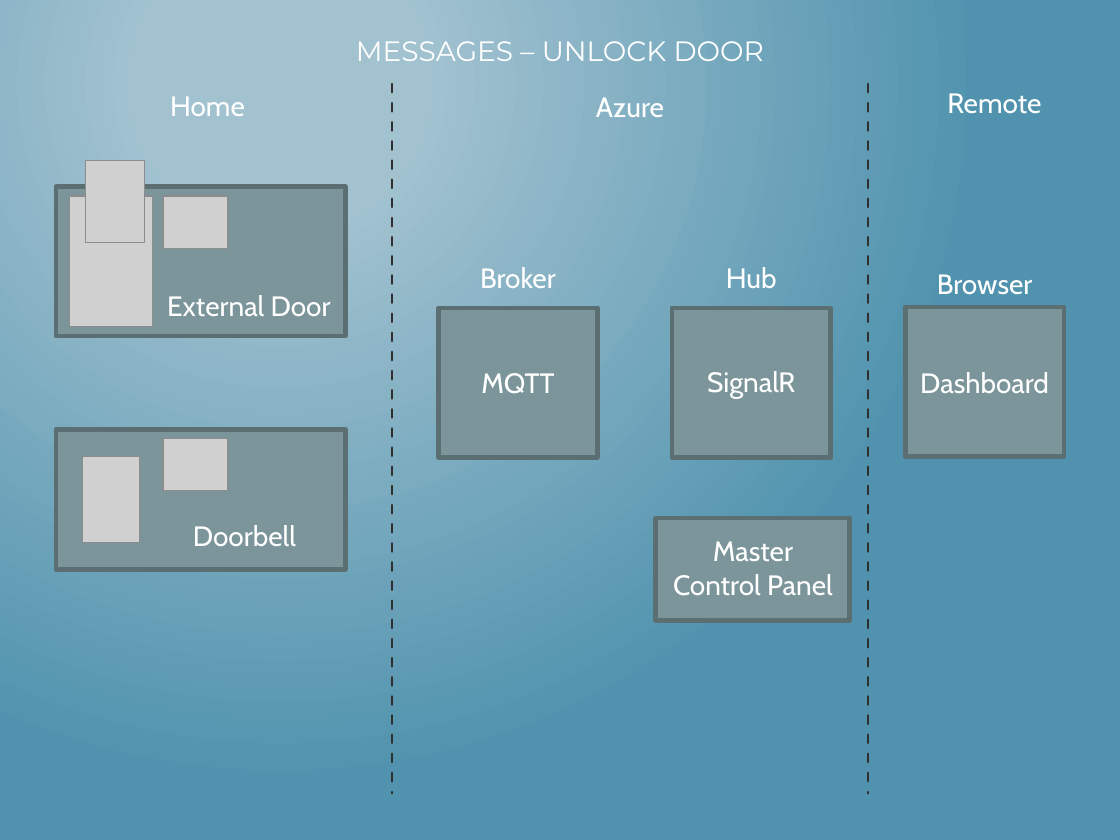
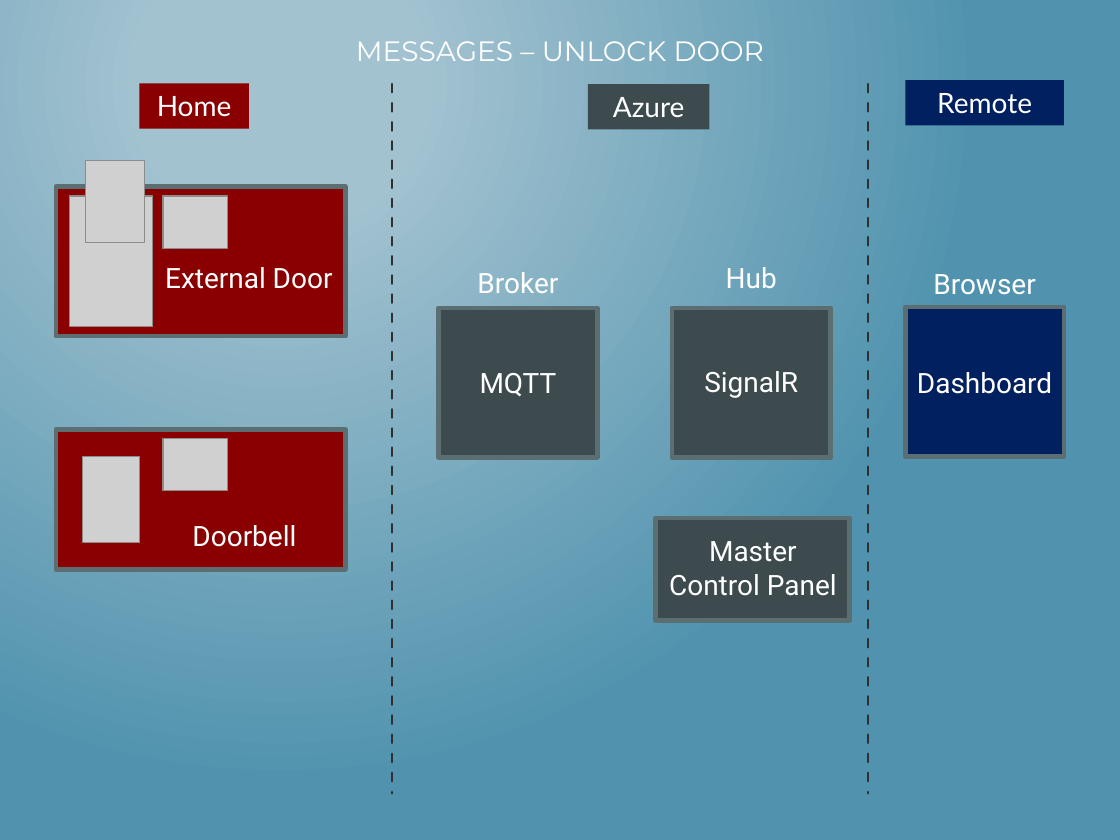
Before and after one commit to mlinnen/CloudHomeSecurity, a slide deck: slide 15 of docs/HacknightPowerPoint.pptx (slide 14 before the commit). Drawn at 1120x840 pixels with LibreOffice and Linux fonts; fonts in the diff are those of the drawing; grey boxes stand for pictures. Boxes give left, top, right and bottom in pixels: in the first picture for what was removed or moved away, otherwise in the second. Text is boxed around its words. In the diff, an @@ line names an element or a change of style, - is before the commit and + after.

```diff
--- a/docs/HacknightPowerPoint.pptx
+++ b/docs/HacknightPowerPoint.pptx
@@ rectangle "Home": place and size @@
-rectangle "Home" at (170, 96, 245, 116)
+rectangle "Home" at (139, 84, 249, 129)
@@ rectangle "Home" at (139, 84, 249, 129): font Cabin to Lato; fill none to #8A0000 @@
@@ rectangle added at (588, 84, 709, 129), fill #3D4B4E, 18 pt, text #FFFFFF @@
+Azure
@@ rectangle added at (905, 81, 1064, 125), fill #002060, 18 pt, text #FFFFFF @@
+Remote
@@ rectangle at (56, 187, 345, 336): fill #7C959A to #8A0000 @@
@@ text "External Door": place and size @@
-text "External Door" at (167, 295, 331, 316)
+text "External Door" at (165, 267, 333, 289)
@@ font Cabin to Roboto in 9 elements at (192, 525, 296, 547), (726, 267, 777, 288), (933, 274, 1035, 295), (480, 373, 557, 396), (704, 371, 798, 398), (917, 372, 1052, 394), (669, 541, 837, 596), (165, 267, 333, 289), (477, 272, 558, 293) @@
@@ rectangle at (905, 307, 1064, 456): fill #7C959A to #002060 @@
@@ rectangle at (56, 429, 345, 569): fill #7C959A to #8A0000 @@
@@ fill #7C959A to #3D4B4E in 3 elements at (439, 308, 598, 457), (672, 308, 831, 457), (655, 517, 849, 620) @@
```
Also in this commit, not shown: 30 other slides changed, 3 slides added.
